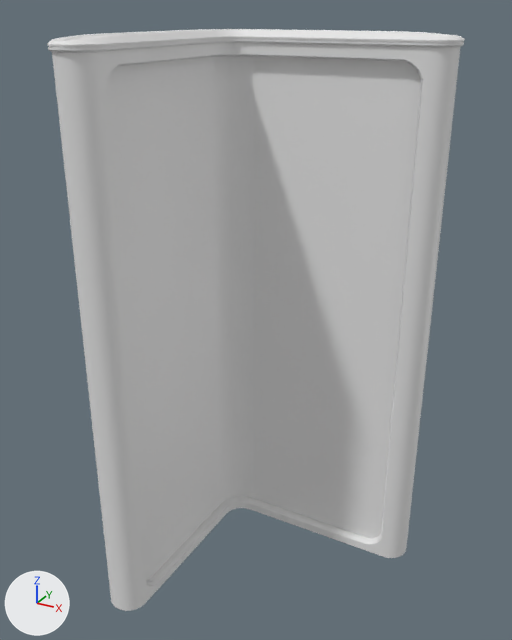
The FBX model Assets/Art_Assets/Environment/LSmallWall/sm_wall_smallL_screen_fixed.fbx, before and after one commit.
One viewpoint serves both versions: a 50 mm lens placed at (5.14, -8.52, 7.88), pointed at (1.1, -1.18, 4.21). Lighting does not change. The marker at lower left points along +X, +Y and +Z. Where no turn or scale is listed for an object, it has been applied to the vertices.

Before the edit, the objects in view are built like this:
```python
me_circle_149 = bpy.data.meshes.new('Circle.149')
me_circle_149.from_pydata(...)  # 1188 vertices, 1075 faces; spans x -0.46..3.04, y -2.92..0.46, z 0.19..7.63
# faces by material slot: [999, 38, 38]
me_circle_149.materials.append(mat_wall_frame)  # white #e7e7e7
me_circle_149.materials.append(mat_wall_interior)  # white #e7e7e7
me_circle_149.materials.append(mat_wallglass)  # white #e7e7e7
ob_smalllscreen_low = bpy.data.objects.new('SmallLScreen_low', me_circle_149)
ob_smalllscreen_low.location = (0.0, 0.0, 0.0)
```
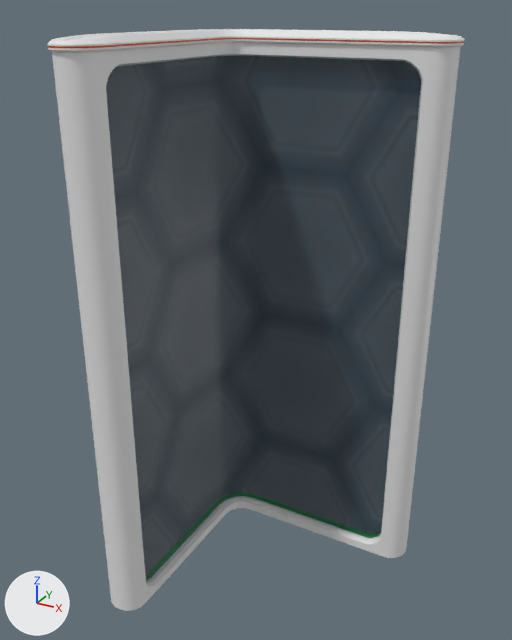
What differs and where, as boxes (x1, y1, x2, y2) in the pictures (512 x 640 px):
```json
{"part": 1, "of": "me_circle_149", "change": "cut back", "before": [56, 30, 226, 607], "after": [106, 57, 220, 580]}
{"part": 2, "of": "me_circle_149", "change": "cut back", "before": [251, 31, 449, 558], "after": [254, 56, 421, 538]}
{"part": 3, "of": "me_circle_149", "change": "recoloured", "before": [48, 38, 464, 48], "after": [48, 38, 464, 48], "on screen": "grey to brown"}
{"part": 4, "of": "me_circle_149", "change": "recoloured", "before": [209, 56, 254, 504], "after": [209, 56, 254, 504]}
```

Scene script edits in JSON lines:
```json
{"op": "add", "block": "img_hexagonwallcookiecutter_glasshex_basemap_png", "code": ["img_hexagonwallcookiecutter_glasshex_basemap_png = load_image('HexagonWallCookieCutter_GlassHex_BaseMap.png', '../2A_GlobalMats/HexWallMaps/HexagonWallCookieCutter_GlassHex_BaseMap.png', 3727, 3685, 'sRGB')"]}
{"op": "add", "block": "img_hexagonwallcookiecutter_metalhex_basemap_png", "code": ["img_hexagonwallcookiecutter_metalhex_basemap_png = load_image('HexagonWallCookieCutter_MetalHex_BaseMap.png', '../2A_GlobalMats/HexWallMaps/HexagonWallCookieCutter_MetalHex_BaseMap.png', 3414, 3417, 'sRGB')"]}
{"op": "add", "block": "mat_travelingemissive", "code": ["mat_travelingemissive = principled_material('TravelingEmissive')", "mat_travelingemissive.base_color = (0.8, 0.0961, 0.0)  # orange #e75700"]}
{"op": "add", "block": "mat_newccglass", "code": ["mat_newccglass = principled_material('NEWCCGlass')", "mat_newccglass.texture = img_hexagonwallcookiecutter_glasshex_basemap_png", "mat_newccglass.alpha = 0.595"]}
{"op": "add", "block": "mat_newccmetal", "code": ["mat_newccmetal = principled_material('NEWCCMetal')", "mat_newccmetal.texture = img_hexagonwallcookiecutter_metalhex_basemap_png"]}
{"op": "add", "block": "mat_stillemissive", "code": ["mat_stillemissive = principled_material('StillEmissive')", "mat_stillemissive.base_color = (0.00242, 0.8, 0.0)  # green #08e700"]}
{"block": "me_circle_149", "where": "# used by ob_smalllscreen_low; location = (0.0, 0.0, 0.0)"}
{"op": "remove", "block": "me_circle_149", "code": "me_circle_149.from_pydata(...)  # 1188 vertices, 1075 faces; spans x -0.46..3.04, y -2.92..0.46, z 0.19..7.63"}
{"op": "remove", "block": "me_circle_149", "code": "me_circle_149.materials.append(mat_wall_interior)  # white #e7e7e7"}
{"op": "add", "block": "me_circle_149", "code": "me_circle_149.from_pydata(...)  # 832 vertices, 780 faces; spans x -0.46..3.04, y -2.92..0.46, z 0.19..7.63"}
{"block": "me_circle_149", "change": "me_circle_149 part 1: 208 vertices removed from x -0.46..0.14, y -2.62..-0.93, z 0.19..7.63; 8 vertices added at x -0.31..-0.01, y -2.54, z 0.31..7.33"}
{"block": "me_circle_149", "change": "me_circle_149 part 2: 164 vertices removed from x 2.16..2.74, y -0.14..0.46, z 0.19..7.63; 8 vertices added at x 2.66, y 0.01..0.31, z 0.31..7.33"}
{"block": "me_circle_149", "change": "me_circle_149 part 3: 114 faces spanning x -0.46..3.04, y -2.92..0.46, z 7.52..7.54 switch from mat_wall_frame (white #e7e7e7) to mat_travelingemissive (orange #e75700)"}
{"block": "me_circle_149", "change": "me_circle_149 part 4: 8 faces spanning x -0.31..0.41, y -0.4..0.31, z 0.31..7.33 switch from mat_wallglass (white #e7e7e7) to mat_newccglass (picture img_hexagonwallcookiecutter_glasshex_basemap_png)"}
{"op": "add", "block": "me_circle_149", "code": "me_circle_149.materials.append(mat_newccmetal)  # picture img_hexagonwallcookiecutter_metalhex_basemap_png"}
{"op": "add", "block": "me_circle_149", "code": "me_circle_149.materials.append(mat_stillemissive)  # green #08e700"}
```
